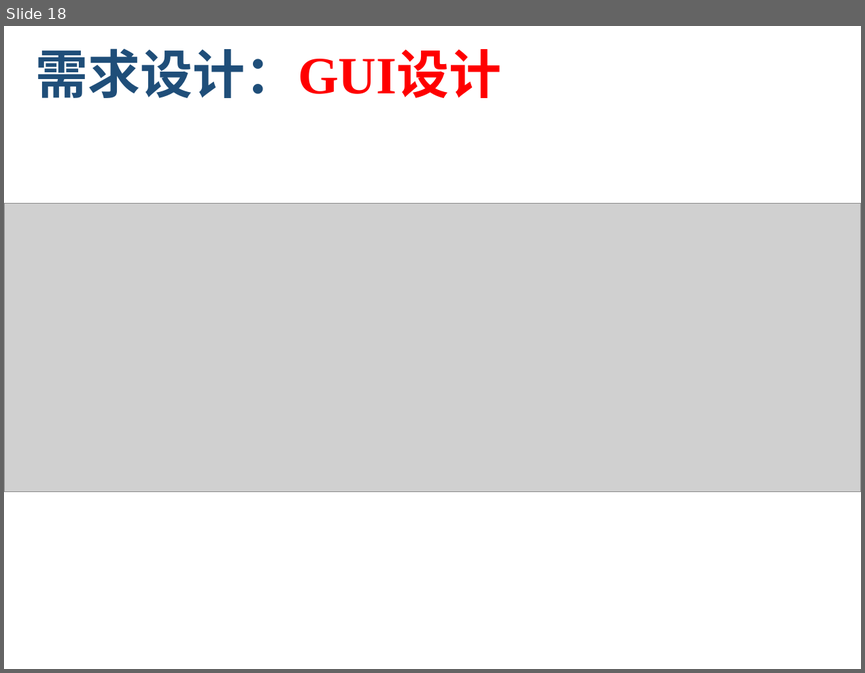
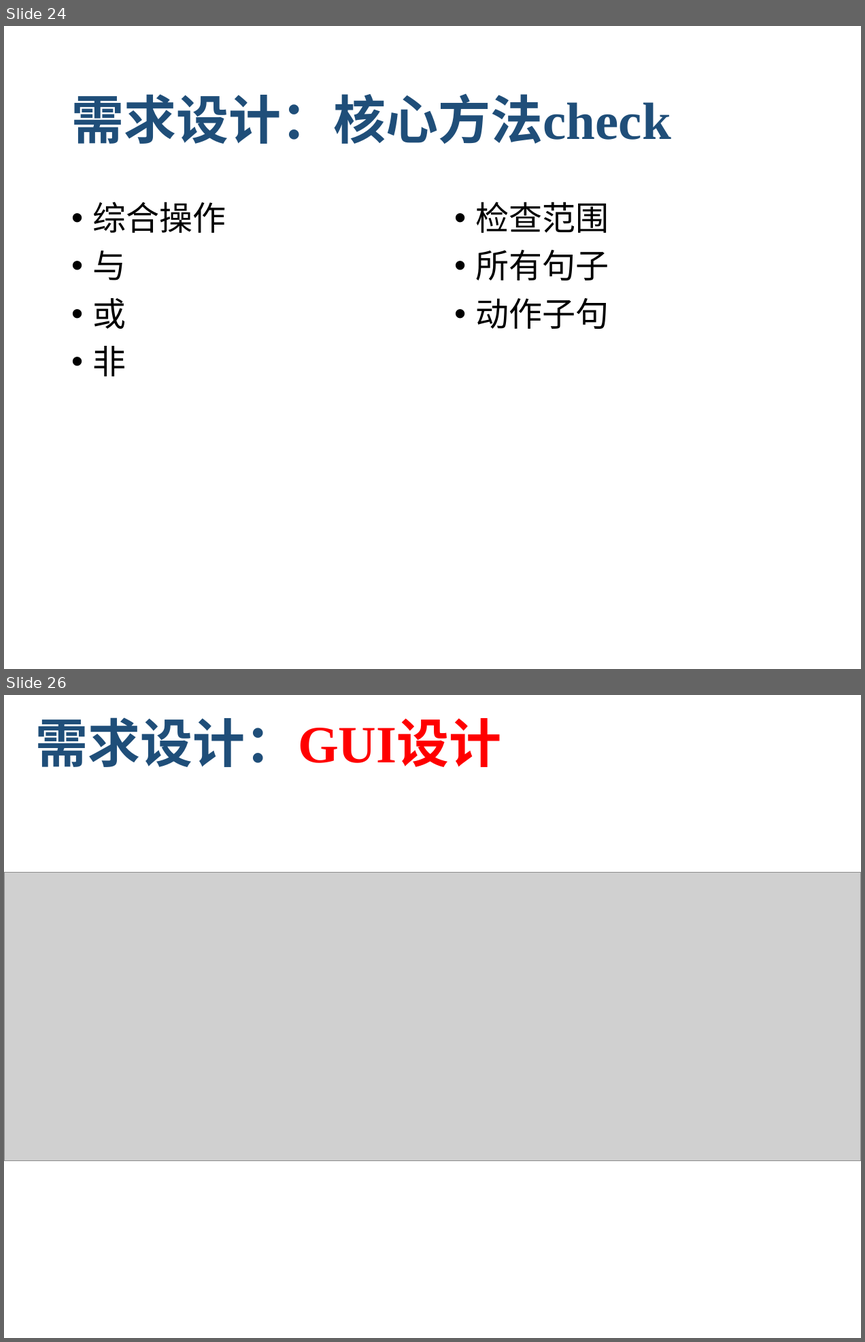
Before and after one commit to zen1995/rucmChecker, a slide deck: finalReport/RUCMChecker_final_report.pptx. Shown one above the other, each under a label of ours: slide 18 before the commit, slides 24 and 26 after it; the slides between them are not shown. The pictures are 865x673 and 865x1342 pixels, drawn with LibreOffice and Linux fonts; fonts in the diff are those of the drawing; grey boxes stand for pictures; background and template pictures are left out. Boxes give left, top, right and bottom in pixels: in the first picture for what was removed or moved away, otherwise in the second. Text is boxed around its words. In the diff, an @@ line names an element or a change of style, - is before the commit and + after.

```diff
--- a/finalReport/RUCMChecker_final_report.pptx
+++ b/finalReport/RUCMChecker_final_report.pptx
@@ slide 24 added at (4, 26, 861, 669), background #FFFFFF @@
@@ title added at (71, 93, 671, 144), 44 pt, text #1F4E79, bold @@
+需求设计：核心方法check
@@ text added at (93, 201, 226, 376), 28 pt, text #000000 @@
+• 综合操作
+• 与
+• 或
+• 非
@@ text added at (476, 201, 609, 329), 28 pt, text #000000 @@
+• 检查范围
+• 所有句子
+• 动作子句
@@ what was slide 18 is now slide 26 @@
```
Also in this commit, not shown: 2 slides changed, 7 other slides added.
